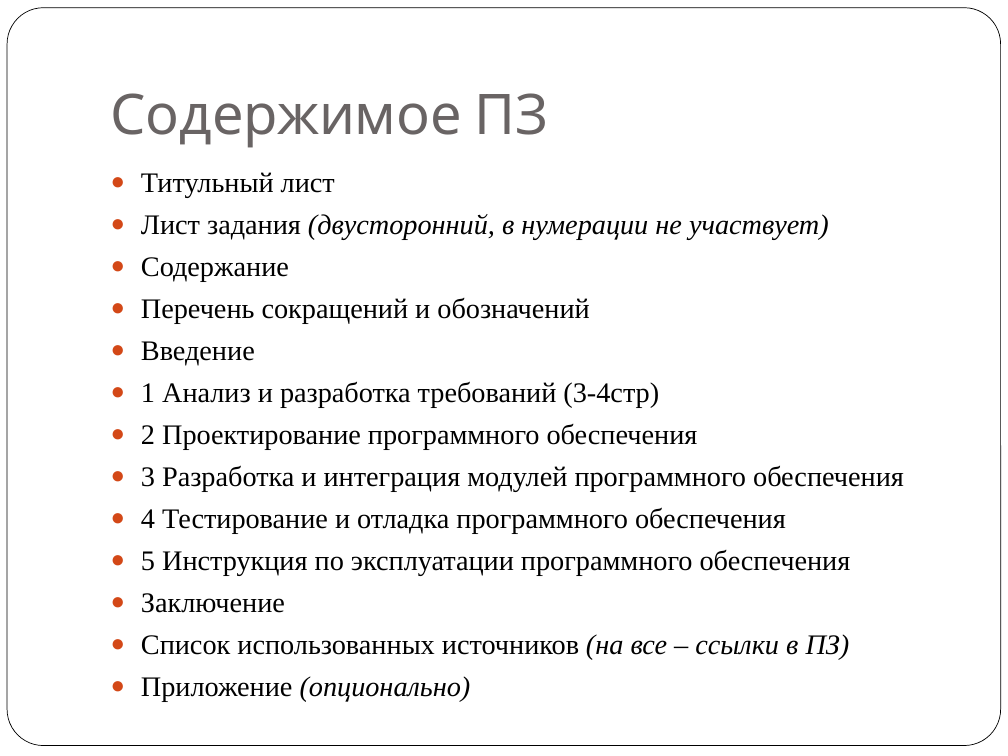
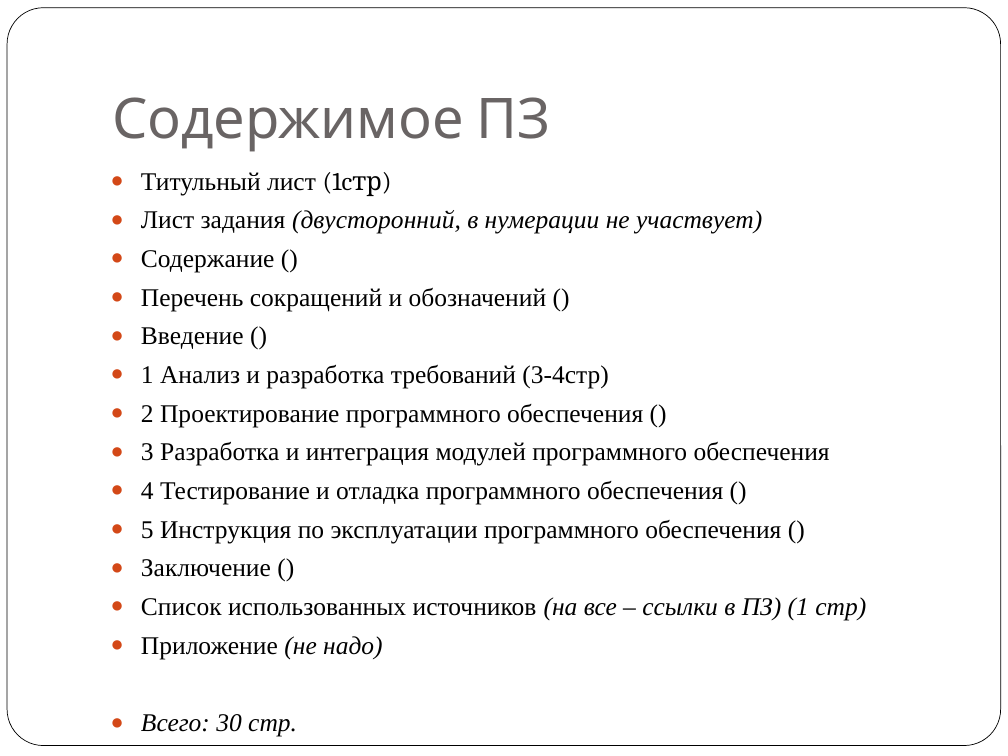
Before and after one commit to hhallva/0109, a slide deck: slide 15 of КП/Курсовое проектирование 2025.pptx. Drawn at 1008x756 pixels with LibreOffice and Linux fonts; fonts in the diff are those of the drawing. Boxes give left, top, right and bottom in pixels: in the first picture for what was removed or moved away, otherwise in the second. Text is boxed around its words. In the diff, an @@ line names an element or a change of style, - is before the commit and + after.

```diff
--- a/КП/Курсовое проектирование 2025.pptx
+++ b/КП/Курсовое проектирование 2025.pptx
@@ title "Содержимое ПЗ": place and size @@
-title "Содержимое ПЗ" at box(111, 93, 549, 148)
+title "Содержимое ПЗ" at box(113, 97, 550, 152)
@@ text at box(141, 172, 392, 195): text changed; size 20.1 to 18.2 pt @@
-● Титульный лист
+● Титульный лист (1cтр)
@@ text at box(141, 210, 830, 466): size 20.1 to 18.2 pt in "Лист задания (двусторонний, в нумерации не участвует)", "1 Анализ и разработка требований (3-4стр)", "3 Разработка и интеграция модулей программного обеспечения" @@
@@ text at box(141, 250, 547, 349): text changed; size 20.1 to 18.2 pt @@
-● Содержание
-● Перечень сокращений и обозначений
-● Введение
+● Содержание ()
+● Перечень сокращений и обозначений ()
+● Введение ()
@@ text at box(141, 404, 643, 428): text changed; size 20.1 to 18.2 pt @@
-● 2 Проектирование программного обеспечения
+● 2 Проектирование программного обеспечения ()
@@ text at box(141, 481, 866, 660): text changed; size 20.1 to 18.2 pt @@
-● 4 Тестирование и отладка программного обеспечения
-● 5 Инструкция по эксплуатации программного обеспечения
-● Заключение
-● Список использованных источников (на все – ссылки в ПЗ)
-● Приложение (опционально)
+● 4 Тестирование и отладка программного обеспечения ()
+● 5 Инструкция по эксплуатации программного обеспечения ()
+● Заключение ()
+● Список использованных источников (на все – ссылки в ПЗ) (1 стр)
+● Приложение (не надо)
+● Всего: 30 стр.
```
Also in this commit, not shown: 1 other file.
